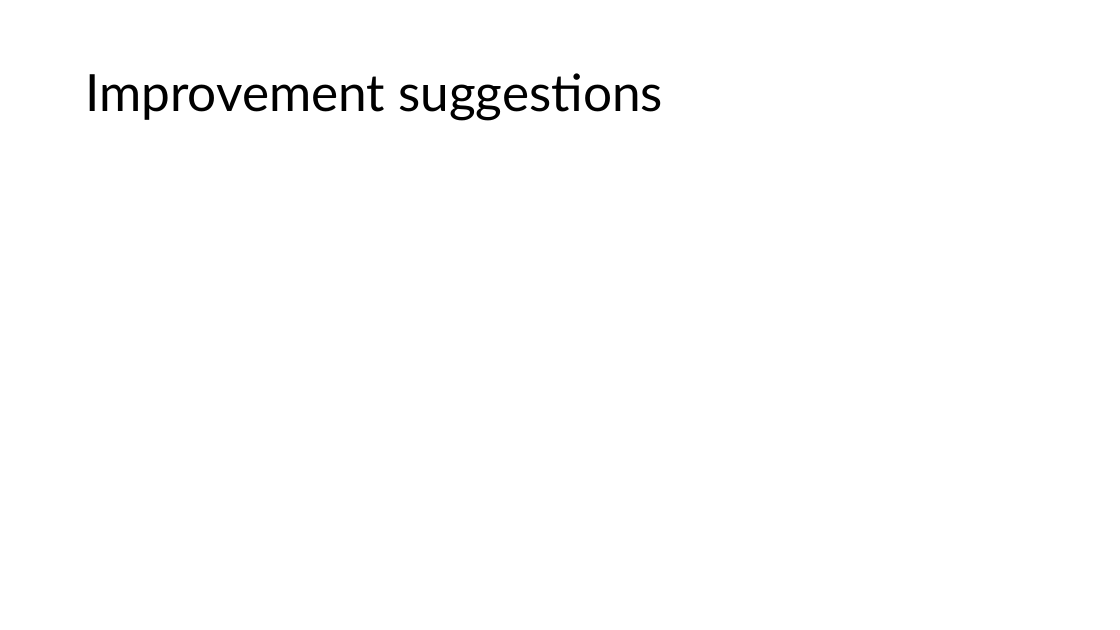
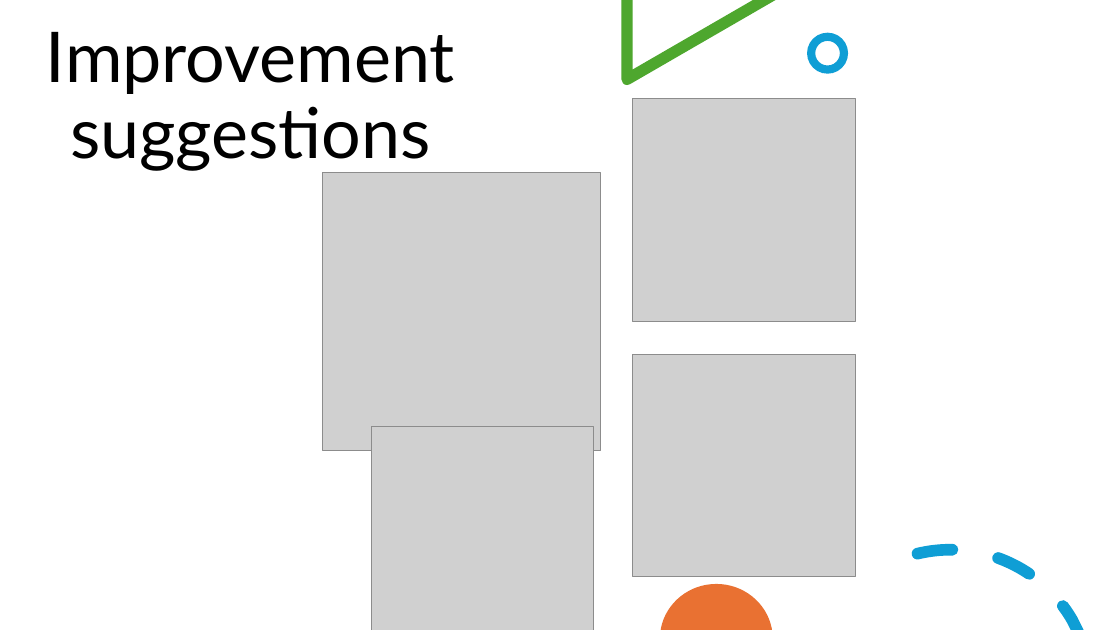
Before and after one commit to ElliotCookie/A-Beginners-Guide-to-Python, a slide deck: slide 15 of 0.0 - Infrastructure around coding - VS Code/1.0 - Learn Python.Org review.pptx (slide 14 before the commit). Drawn at 1120x630 pixels with LibreOffice and Linux fonts; fonts in the diff are those of the drawing; grey boxes stand for pictures. Boxes give left, top, right and bottom in pixels: in the first picture for what was removed or moved away, otherwise in the second. Text is boxed around its words. In the diff, an @@ line names an element or a change of style, - is before the commit and + after.

```diff
--- a/0.0 - Infrastructure around coding - VS Code/1.0 - Learn Python.Org review.pptx
+++ b/0.0 - Infrastructure around coding - VS Code/1.0 - Learn Python.Org review.pptx
@@ title "Improvement suggestions": place and size @@
-title "Improvement suggestions" at <box>85,73,663,120</box>
+title "Improvement suggestions" at <box>46,32,455,171</box>
@@ title "Improvement suggestions" at <box>46,32,455,171</box>: size 44 to 60 pt; alignment left to centre; vertical alignment middle to bottom @@
@@ freeform shape added at <box>622,0,776,85</box>, fill #4EA72E @@
@@ ellipse added at <box>812,37,844,70</box>, outline #0F9ED5 7 pt @@
@@ picture added at <box>633,99,855,322</box> @@
@@ picture added at <box>323,173,601,451</box> @@
@@ picture added at <box>633,355,855,577</box> @@
@@ picture added at <box>371,427,594,630</box> @@
@@ freeform shape added at <box>911,529,1084,630</box>, fill #0F9ED5 @@
@@ freeform shape added at <box>661,584,773,630</box>, fill #E97132 @@
```
Also in this commit, not shown: 12 other slides changed, 3 slides added, 1 slide removed, 1 other file.
